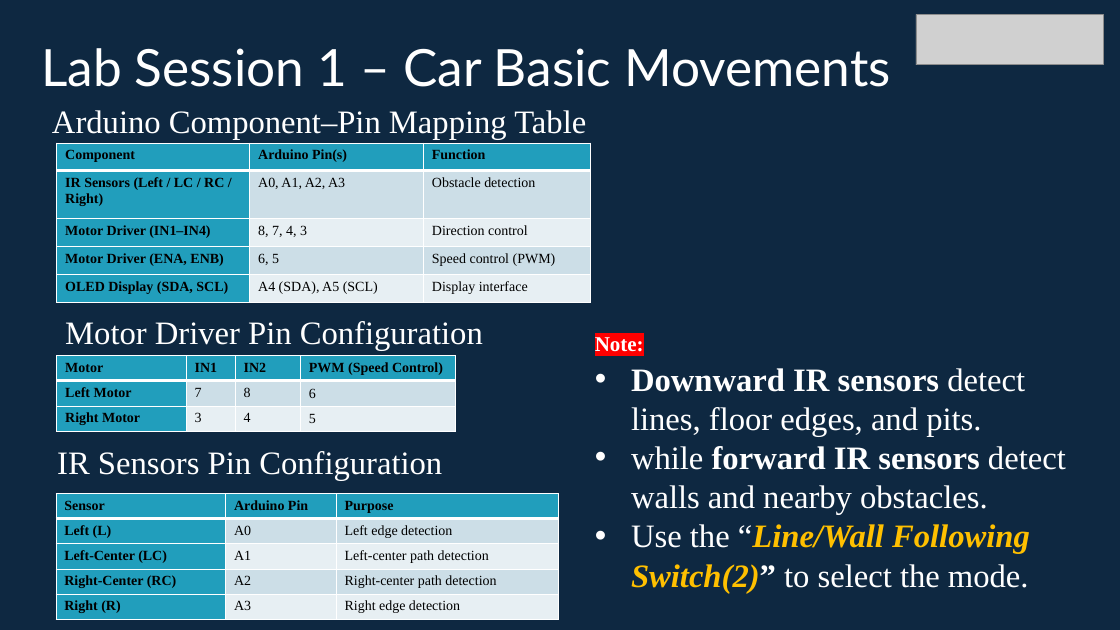
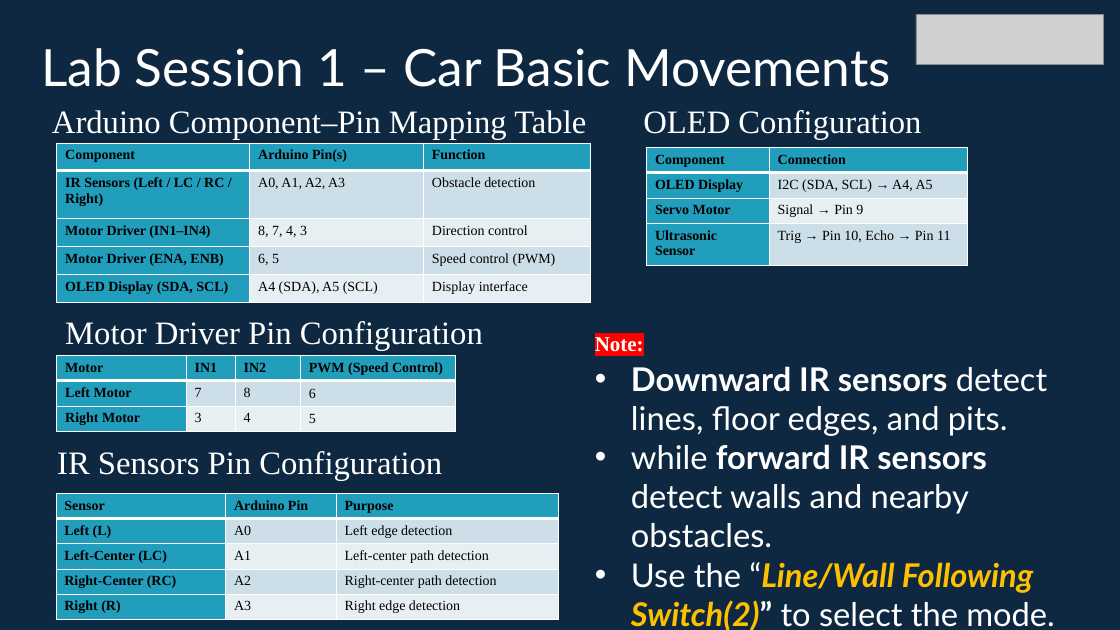
Before and after one commit to info-zas/zas-robotics-car-1-sensors, a slide deck: slide 9 of 01_FoundationProjects/01_Car_Basic_movements/01_Car_Basic_movements.pptx. Drawn at 1120x630 pixels with LibreOffice and Linux fonts; fonts in the diff are those of the drawing; grey boxes stand for pictures. Boxes give left, top, right and bottom in pixels: in the first picture for what was removed or moved away, otherwise in the second. Text is boxed around its words. In the diff, an @@ line names an element or a change of style, - is before the commit and + after.

```diff
--- a/01_FoundationProjects/01_Car_Basic_movements/01_Car_Basic_movements.pptx
+++ b/01_FoundationProjects/01_Car_Basic_movements/01_Car_Basic_movements.pptx
@@ text at bbox=[52, 110, 921, 140]: text changed @@
-Arduino Component–Pin Mapping Table
+Arduino Component–Pin Mapping Table OLED Configuration
@@ table added at bbox=[647, 148, 968, 266], 4 rows, 2 columns @@
+Component | Connection
+OLED Display | I2C (SDA, SCL) → A4, A5
+Servo Motor | Signal → Pin 9
+Ultrasonic Sensor | Trig → Pin 10, Echo → Pin 11
@@ text at bbox=[631, 366, 1055, 630]: font Times New Roman to Lato @@
```
Also in this commit, not shown: 14 other slides changed, 1 slide added, 2 slides removed.
